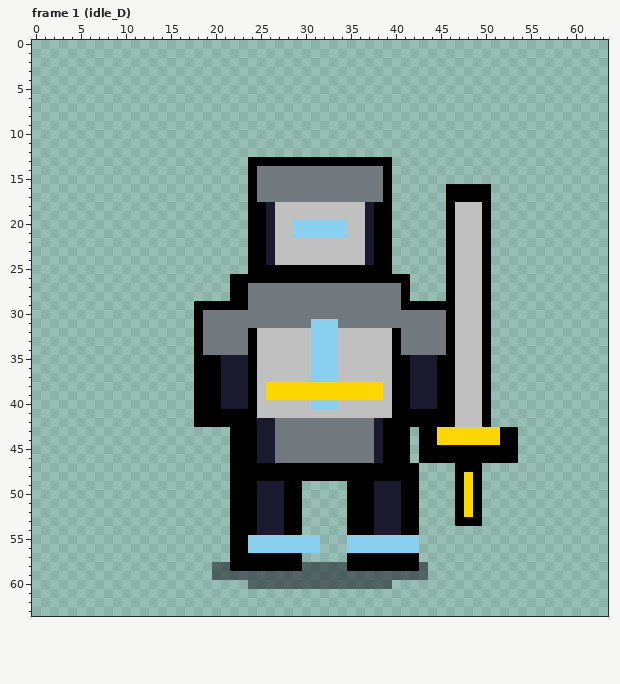
Two states of a pixel-art file, assets/source/aseprite/character/ether_knight/char_ether_knight_base.aseprite. The picture above was drawn from the file before the commit.
64x64 pixels, 10 frames. Shown: frame 1 (idle_D). The commit also changed other frames, which this record leaves out.
And afterwards:
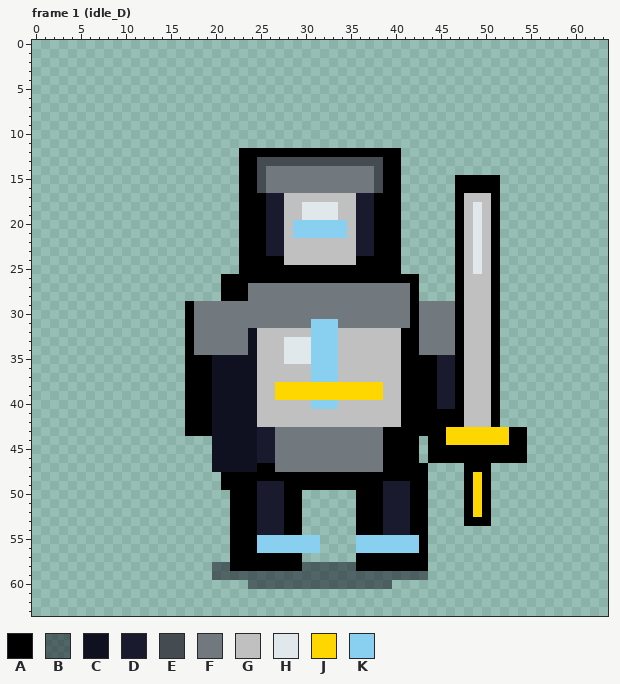
Palette (. is transparent): A #000000  B #0d0d1a80  C #101120  D #1a1a2e  E #444c52  F #71797e  G #c0c0c0  H #e0e8ec  J #ffd700  K #89cff0
The exact change:
--- frame 1 (idle_D)
@@ x 15..56 @@
 11 ..........................................
-12 ..........................................
-13 .........AAAAAAAAAAAAAAAA.................
-14 .........AFFFFFFFFFFFFFFA.................
-15 .........AFFFFFFFFFFFFFFA.................
-16 .........AFFFFFFFFFFFFFFA......AAAAA......
-17 .........AFFFFFFFFFFFFFFA......AAAAA......
-18 .........AADGGGGGGGGGGDAA......AGGGA......
-19 .........AADGGGGGGGGGGDAA......AGGGA......
-20 .........AADGGKKKKKKGGDAA......AGGGA......
-21 .........AADGGKKKKKKGGDAA......AGGGA......
-22 .........AADGGGGGGGGGGDAA......AGGGA......
-23 .........AADGGGGGGGGGGDAA......AGGGA......
-24 .........AADGGGGGGGGGGDAA......AGGGA......
-25 .........AAAAAAAAAAAAAAAA......AGGGA......
-26 .......AAAAAAAAAAAAAAAAAAAA....AGGGA......
-27 .......AAFFFFFFFFFFFFFFFFFA....AGGGA......
-28 .......AAFFFFFFFFFFFFFFFFFA....AGGGA......
-29 ...AAAAAAFFFFFFFFFFFFFFFFFAAAAAAGGGA......
-30 ...AFFFFFFFFFFFFFFFFFFFFFFFFFFFAGGGA......
-31 ...AFFFFFFFFFFFFKKKFFFFFFFFFFFFAGGGA......
-32 ...AFFFFFAGGGGGGKKKGGGGGGAFFFFFAGGGA......
-33 ...AFFFFFAGGGGGGKKKGGGGGGAFFFFFAGGGA......
-34 ...AFFFFFAGGGGGGKKKGGGGGGAFFFFFAGGGA......
-35 ...AAADDDAGGGGGGKKKGGGGGGAADDDAAGGGA......
-36 ...AAADDDAGGGGGGKKKGGGGGGAADDDAAGGGA......
-37 ...AAADDDAGGGGGGKKKGGGGGGAADDDAAGGGA......
-38 ...AAADDDAGJJJJJJJJJJJJJGAADDDAAGGGA......
-39 ...AAADDDAGJJJJJJJJJJJJJGAADDDAAGGGA......
-40 ...AAADDDAGGGGGGKKKGGGGGGAADDDAAGGGA......
-41 ...AAAAAAAGGGGGGGGGGGGGGGAAAAAAAGGGA......
-42 ...AAAAAAADDFFFFFFFFFFFDAAAAAAAAGGGA......
-43 .......AAADDFFFFFFFFFFFDAAA.AAJJJJJJJAA...
-44 .......AAADDFFFFFFFFFFFDAAA.AAJJJJJJJAA...
-45 .......AAADDFFFFFFFFFFFDAAA.AAAAAAAAAAA...
-46 .......AAADDFFFFFFFFFFFDAAA.AAAAAAAAAAA...
-47 .......AAAAAAAAAAAAAAAAAAAAA....AAA.......
-48 .......AAAAAAAAAAAAAAAAAAAAA....AJA.......
-49 .......AAADDDAA.....AAADDDAA....AJA.......
-50 .......AAADDDAA.....AAADDDAA....AJA.......
-51 .......AAADDDAA.....AAADDDAA....AJA.......
-52 .......AAADDDAA.....AAADDDAA....AJA.......
-53 .......AAADDDAA.....AAADDDAA....AAA.......
-54 .......AAADDDAA.....AAADDDAA..............
-55 .......AAKKKKKKKK...KKKKKKKK..............
-56 .......AAKKKKKKKK...KKKKKKKK..............
-57 .......AAAAAAAA.....AAAAAAAA..............
-58 .....BBAAAAAAAABBBBBAAAAAAAAB.............
+12 ........AAAAAAAAAAAAAAAAAA................
+13 ........AAEEEEEEEEEEEEEEAA................
+14 ........AAEFFFFFFFFFFFFEAA................
+15 ........AAEFFFFFFFFFFFFEAA......AAAAA.....
+16 ........AAEFFFFFFFFFFFFEAA......AAAAA.....
+17 ........AAADDGGGGGGGGDDAAA......AGGGA.....
+18 ........AAADDGGHHHHGGDDAAA......AGHGA.....
+19 ........AAADDGGHHHHGGDDAAA......AGHGA.....
+20 ........AAADDGKKKKKKGDDAAA......AGHGA.....
+21 ........AAADDGKKKKKKGDDAAA......AGHGA.....
+22 ........AAADDGGGGGGGGDDAAA......AGHGA.....
+23 ........AAADDGGGGGGGGDDAAA......AGHGA.....
+24 ........AAAAAGGGGGGGGAAAAA......AGHGA.....
+25 ........AAAAAAAAAAAAAAAAAA......AGHGA.....
+26 ......AAAAAAAAAAAAAAAAAAAAAA....AGGGA.....
+27 ......AAAFFFFFFFFFFFFFFFFFFA....AGGGA.....
+28 ......AAAFFFFFFFFFFFFFFFFFFA....AGGGA.....
+29 ..AFFFFFFFFFFFFFFFFFFFFFFFFAFFFFAGGGA.....
+30 ..AFFFFFFFFFFFFFFFFFFFFFFFFAFFFFAGGGA.....
+31 ..AFFFFFFFFFFFFFKKKFFFFFFFFAFFFFAGGGA.....
+32 ..AFFFFFFCGGGGGGKKKGGGGGGGAAFFFFAGGGA.....
+33 ..AFFFFFFCGGGHHHKKKGGGGGGGAAFFFFAGGGA.....
+34 ..AFFFFFFCGGGHHHKKKGGGGGGGAAFFFFAGGGA.....
+35 ..AAACCCCCGGGHHHKKKGGGGGGGAAAADDAGGGA.....
+36 ..AAACCCCCGGGGGGKKKGGGGGGGAAAADDAGGGA.....
+37 ..AAACCCCCGGGGGGKKKGGGGGGGAAAADDAGGGA.....
+38 ..AAACCCCCGGJJJJJJJJJJJJGGAAAADDAGGGA.....
+39 ..AAACCCCCGGJJJJJJJJJJJJGGAAAADDAGGGA.....
+40 ..AAACCCCCGGGGGGKKKGGGGGGGAAAADDAGGGA.....
+41 ..AAACCCCCGGGGGGGGGGGGGGGGAAAAAAAGGGA.....
+42 ..AAACCCCCGGGGGGGGGGGGGGGGAAAAAAAGGGA.....
+43 ..AAACCCCCDDFFFFFFFFFFFFAAAAAAAJJJJJJJAA..
+44 .....CCCCCDDFFFFFFFFFFFFAAAA.AAJJJJJJJAA..
+45 .....CCCCCDDFFFFFFFFFFFFAAAA.AAAAAAAAAAA..
+46 .....CCCCCDDFFFFFFFFFFFFAAAA.AAAAAAAAAAA..
+47 .....CCCCCAAFFFFFFFFFFFFAAAAA....AAA......
+48 ......AAAAAAAAAAAAAAAAAAAAAAA....AJA......
+49 ......AAAADDDAAAAAAAAAAADDDAA....AJA......
+50 .......AAADDDAA......AAADDDAA....AJA......
+51 .......AAADDDAA......AAADDDAA....AJA......
+52 .......AAADDDAA......AAADDDAA....AJA......
+53 .......AAADDDAA......AAADDDAA....AAA......
+54 .......AAADDDAA......AAADDDAA.............
+55 .......AAAKKKKKKK....KKKKKKKA.............
+56 .......AAAKKKKKKK....KKKKKKKA.............
+57 .......AAAAAAAA......AAAAAAAA.............
+58 .....BBAAAAAAAABBBBBBAAAAAAAA.............
 59 .....BBBBBBBBBBBBBBBBBBBBBBBB.............
Boxes around the changes in both pictures, in picture pixels (x1, y1, x2, y2):
changed: (185, 148, 527, 571)
